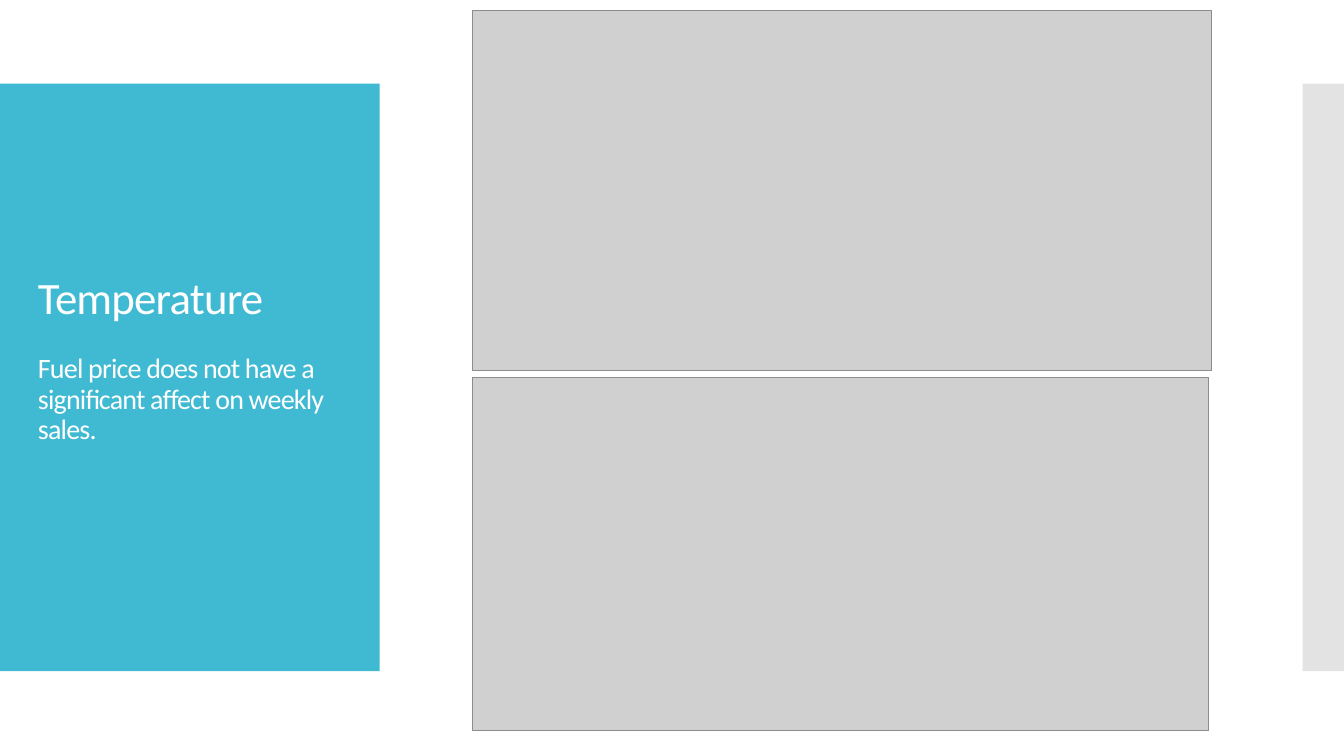
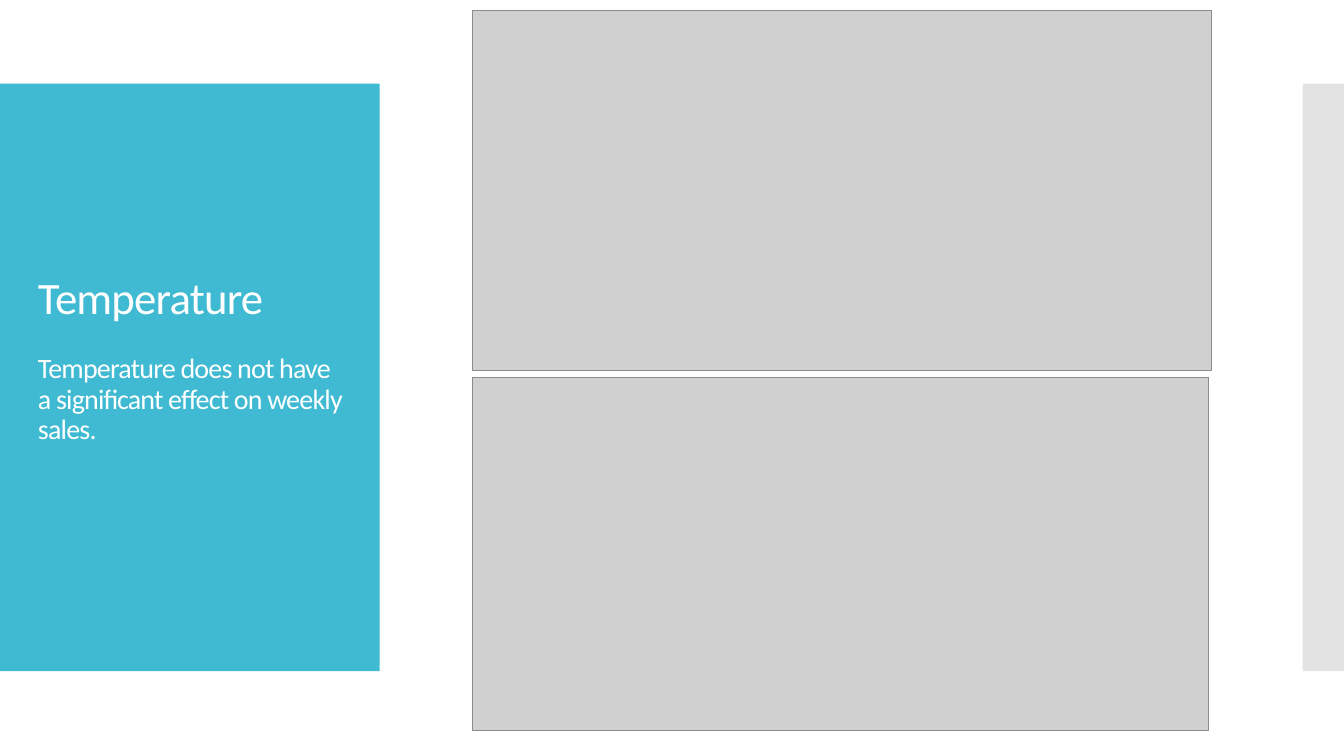
Before and after one commit to mleggett25/Walmart-Sales-Analysis, a slide deck: slide 15 of Walmart Sales Analysis.pptx (slide 16 before the commit). Drawn at 1344x756 pixels with LibreOffice and Linux fonts; fonts in the diff are those of the drawing; grey boxes stand for pictures. Boxes give left, top, right and bottom in pixels: in the first picture for what was removed or moved away, otherwise in the second. Text is boxed around its words. In the diff, an @@ line names an element or a change of style, - is before the commit and + after.

```diff
--- a/Walmart Sales Analysis.pptx
+++ b/Walmart Sales Analysis.pptx
@@ title at (38, 285, 342, 439): text changed @@
-Temperature
-Fuel price does not have a significant affect on weekly sales.
+Temperature
+Temperature does not have a significant effect on weekly sales.
```
Also in this commit, not shown: 15 other slides changed, 1 slide added, 6 other files.
